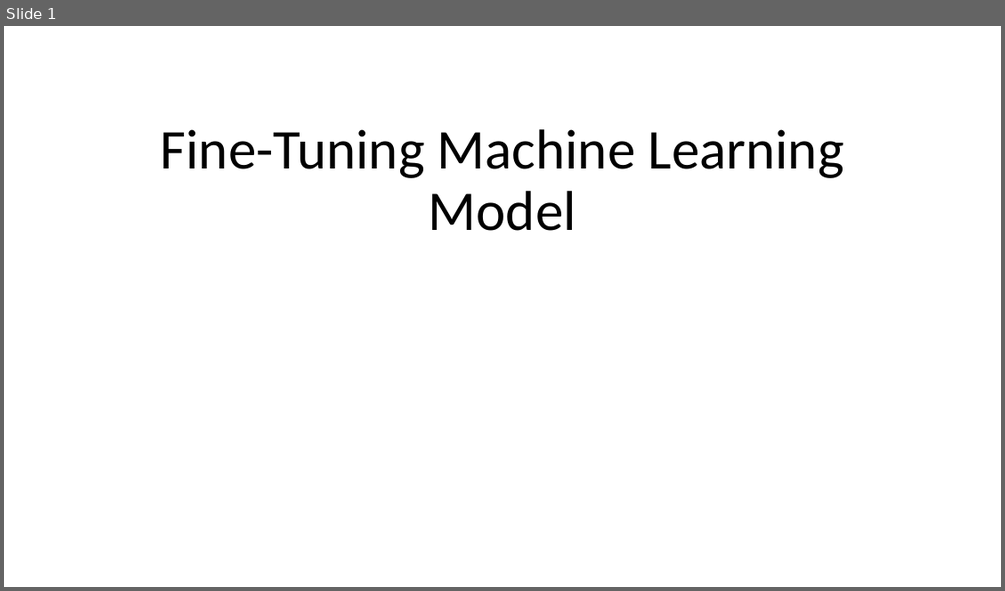
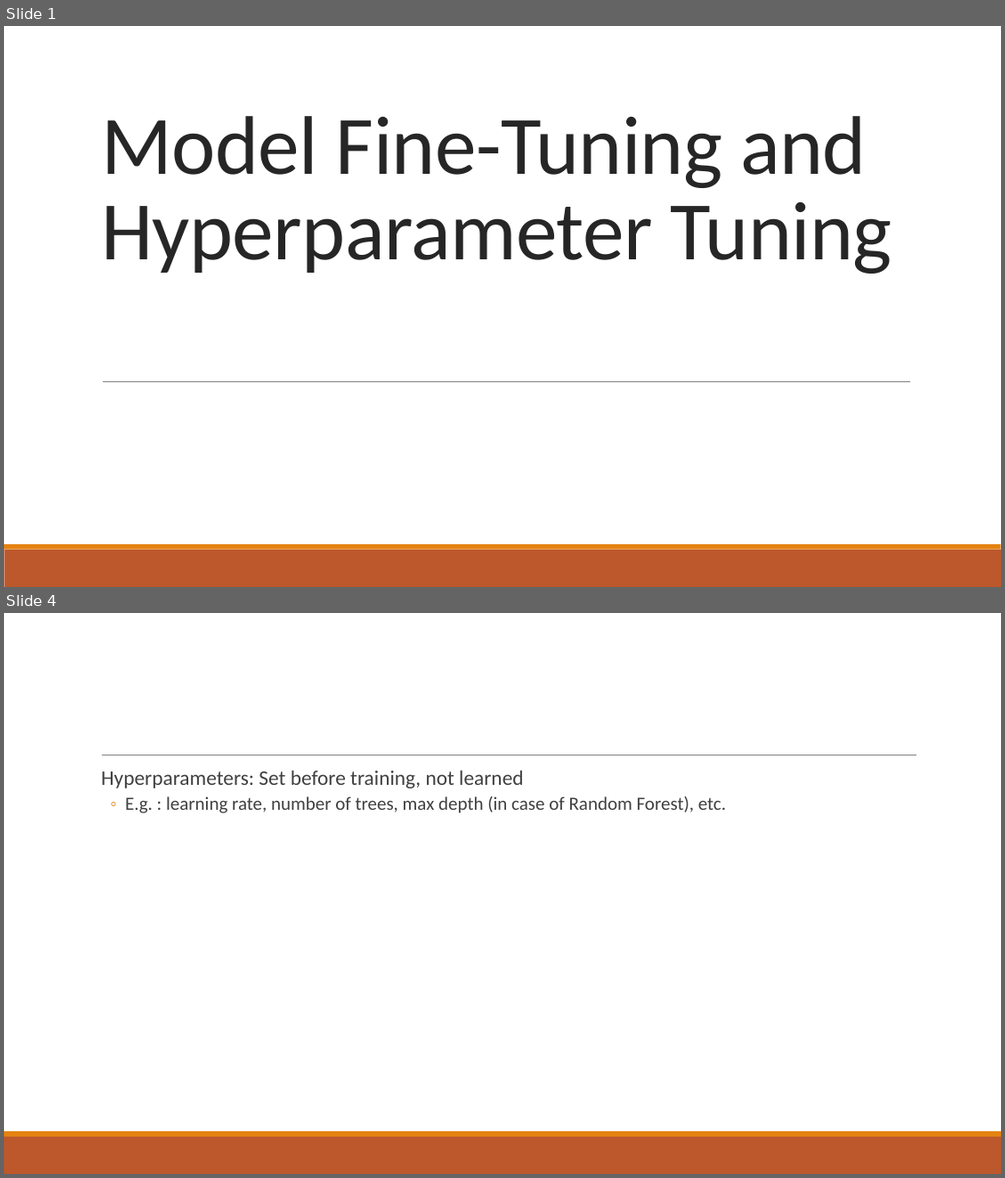
Before and after one commit to SubashSah/AI-Intern-2025, a slide deck: Task 3/Fine-tuning model.pptx. Shown one above the other, each under a label of ours: slide 1 before the commit, slides 1 and 4 after it; the slides between them are not shown. The pictures are 1005x591 and 1005x1178 pixels, drawn with LibreOffice and Linux fonts; fonts in the diff are those of the drawing. Boxes give left, top, right and bottom in pixels: in the first picture for what was removed or moved away, otherwise in the second. Text is boxed around its words. In the diff, an @@ line names an element or a change of style, - is before the commit and + after.

Commit message:
Updated hyperparameter tuning and model fine-tuning

```diff
--- a/Task 3/Fine-tuning model.pptx
+++ b/Task 3/Fine-tuning model.pptx
@@ slide 4 added at [4, 613, 1001, 1174], background #FFFFFF; not listed: 2 template elements that a slide beside it also shows @@
@@ text added at [101, 771, 726, 813], 18 pt, text #404040 @@
+  Hyperparameters: Set before training, not learned
+  ◦ E.g. : learning rate, number of trees, max depth (in case of Random Forest), etc.
@@ line added from (102, 755) to (917, 755), #808080 0.5 pt @@
@@ slide 1 changed as well @@
@@ title at [101, 116, 892, 273]: text changed; size 54 to 80 pt; text colour #000000 to #262626 @@
-Fine-Tuning Machine Learning Model
+Model Fine-Tuning and Hyperparameter Tuning
@@ line added from (103, 381) to (910, 381), #808080 0.5 pt @@
@@ rectangle added at [4, 549, 1001, 587], fill #BD582C @@
@@ rectangle added at [4, 544, 1001, 549], fill #E48312 @@
```
Also in this commit, not shown: 7 other slides changed, 4 other slides added, 2 slides removed.
